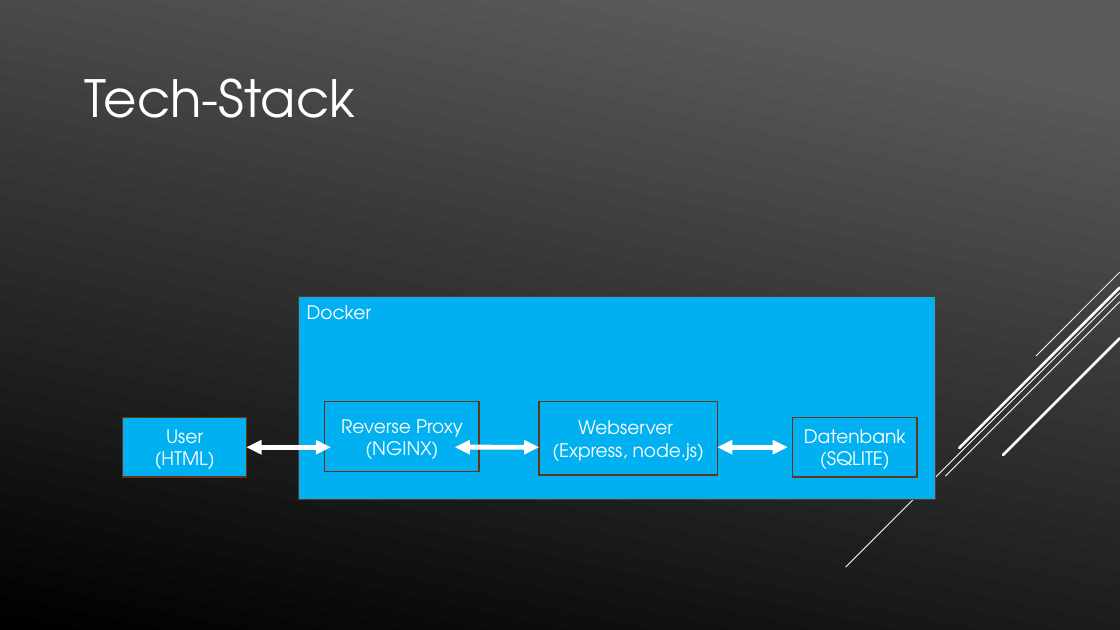
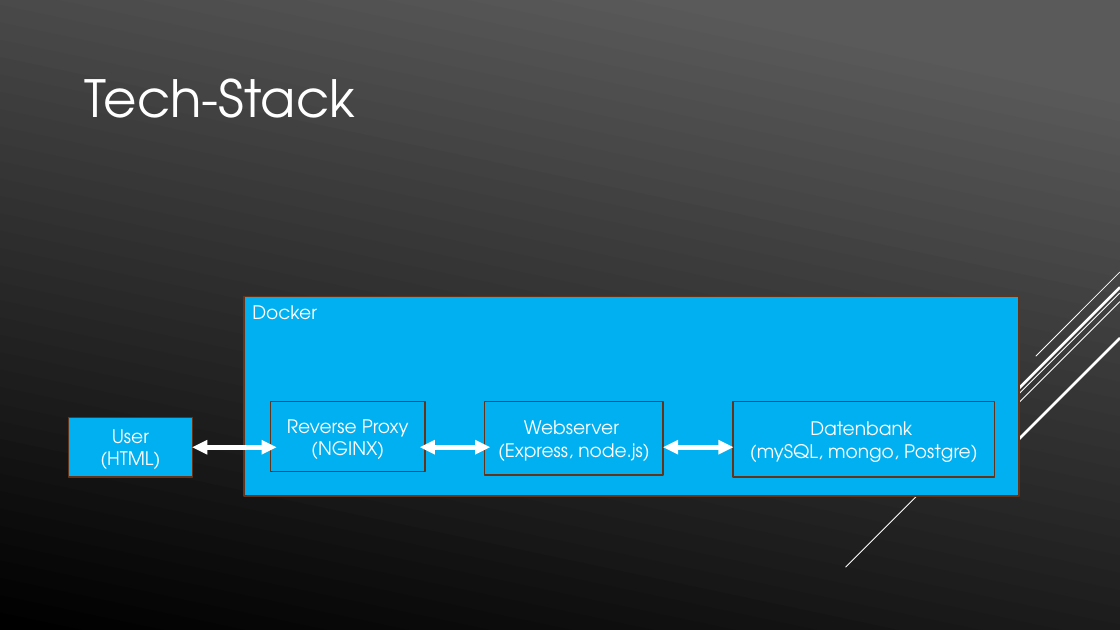
Before and after one commit to xamsemi/Advanced-Programing, a slide deck: slide 3 of Busreservierungssystem für Vereinsfahrten3_2.pptx. Drawn at 1120x630 pixels with LibreOffice and Linux fonts; fonts in the diff are those of the drawing. Boxes give left, top, right and bottom in pixels: in the first picture for what was removed or moved away, otherwise in the second. Text is boxed around its words. In the diff, an @@ line names an element or a change of style, - is before the commit and + after.

```diff
--- a/Busreservierungssystem für Vereinsfahrten3_2.pptx
+++ b/Busreservierungssystem für Vereinsfahrten3_2.pptx
@@ rectangle "Docker": place and size @@
-rectangle "Docker" at <box>298,297,936,500</box>
+rectangle "Docker" at <box>245,297,1020,496</box>
@@ rectangle "Datenbank (mySQL, mongo, Postgre)": place and size @@
-rectangle "Datenbank (mySQL, mongo, Postgre)" at <box>793,418,918,477</box>
+rectangle "Datenbank (mySQL, mongo, Postgre)" at <box>734,402,995,477</box>
@@ 3 rectangles, 2 double arrows: place and size @@
-3 rectangles, 2 double arrows at <box>123,402,787,477</box>
+3 rectangles, 2 double arrows at <box>68,402,734,477</box>
@@ double arrow moved from (455, 447) - (539, 447) to (420, 447) - (490, 447) @@
@@ text in rectangle at <box>750,421,977,462</box>: text changed @@
-Datenbank (SQLITE)
+Datenbank
+(mySQL, mongo, Postgre)
```
Also in this commit, not shown: 3 other slides changed, 2 slides added, 2 other files.
